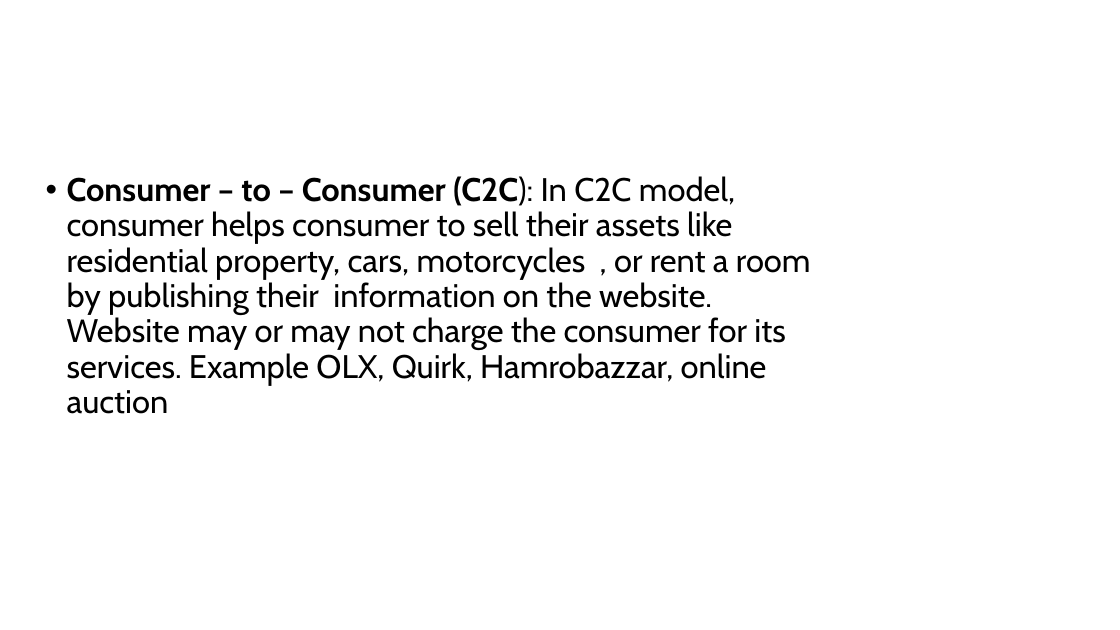
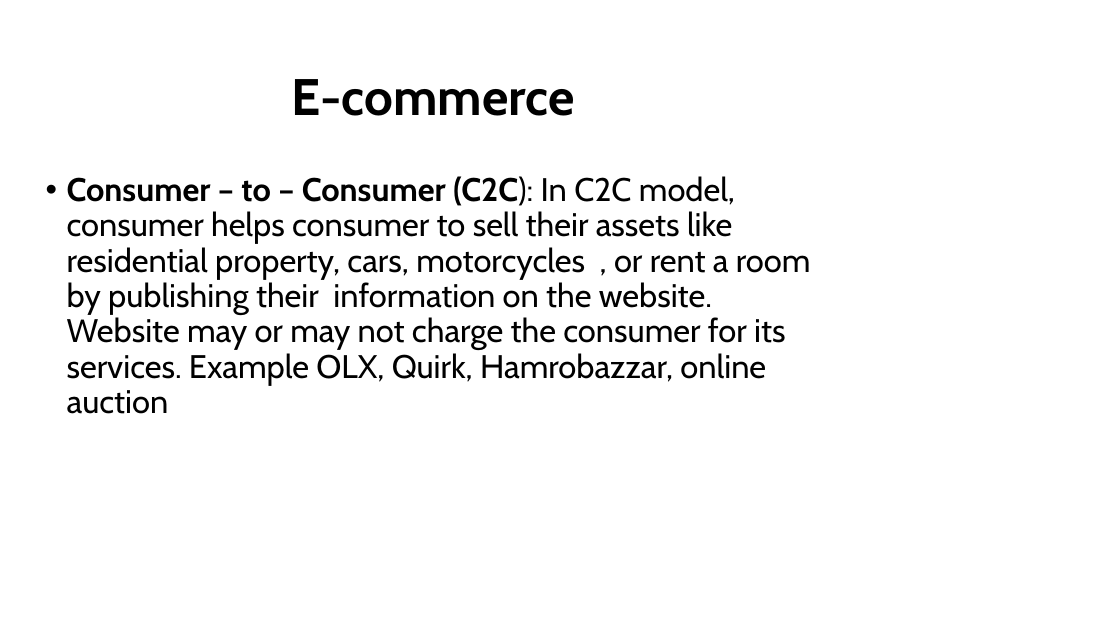
Before and after one commit to nischalpandey/PUBLIC_ASSETS, a slide deck: slide 8 of E-Commerce.pptx. Drawn at 1120x630 pixels with LibreOffice and Linux fonts; fonts in the diff are those of the drawing; background and template pictures are left out. Boxes give left, top, right and bottom in pixels: in the first picture for what was removed or moved away, otherwise in the second. Text is boxed around its words. In the diff, an @@ line names an element or a change of style, - is before the commit and + after.

```diff
--- a/E-Commerce.pptx
+++ b/E-Commerce.pptx
@@ title added at [291, 79, 575, 116], 44 pt, text #000000, bold @@
+E-commerce
```
Also in this commit, not shown: 2 other slides changed, 9 slides added.
